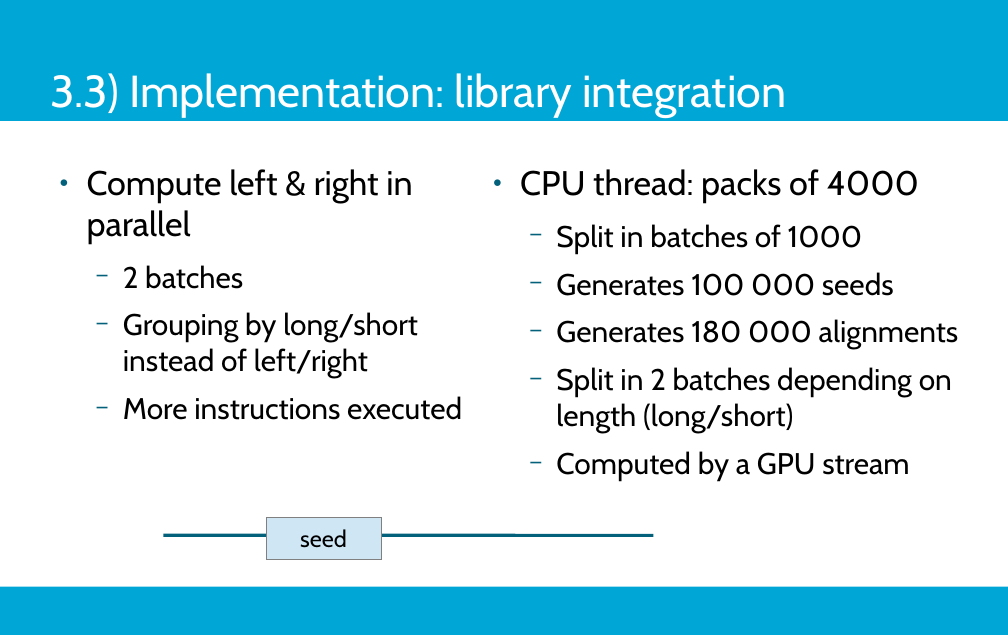
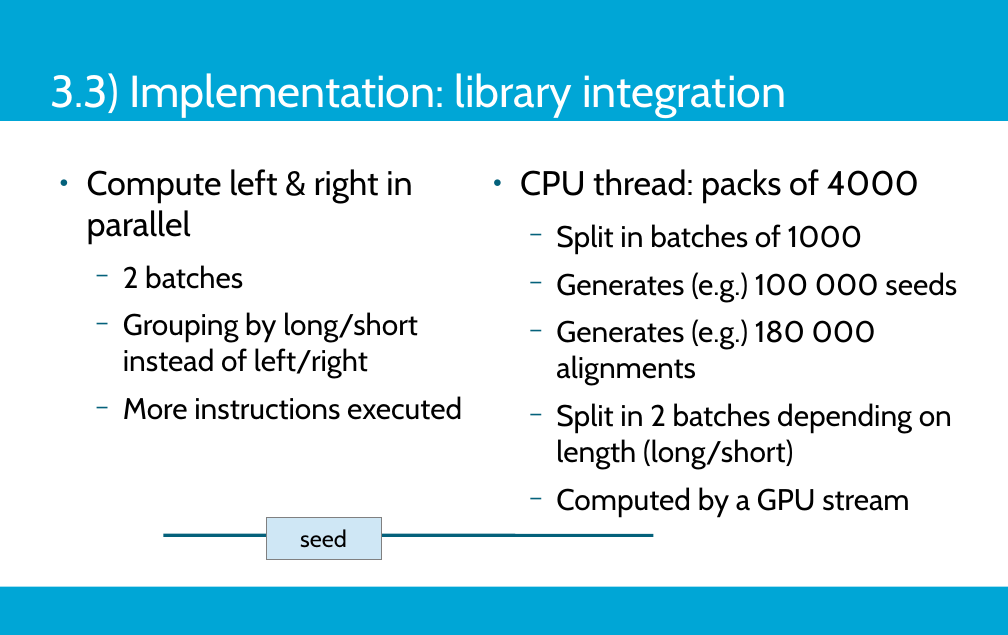
Before and after one commit to j-levy/master_thesis_overleaf, a slide deck: slide 17 of master_thesis_bwa-gasal2-master/vivid-tudelft.odp. Drawn at 1008x635 pixels with LibreOffice and Linux fonts; fonts in the diff are those of the drawing; background and template pictures are left out. Boxes give left, top, right and bottom in pixels: in the first picture for what was removed or moved away, otherwise in the second. Text is boxed around its words. In the diff, an @@ line names an element or a change of style, - is before the commit and + after.

```diff
--- a/master_thesis_bwa-gasal2-master/vivid-tudelft.odp
+++ b/master_thesis_bwa-gasal2-master/vivid-tudelft.odp
@@ text at (556, 272, 957, 385): text changed @@
-  − Generates 100 000 seeds
-  − Generates 180 000 alignments
+  − Generates (e.g.) 100 000 seeds
+  − Generates (e.g.) 180 000 alignments
```
Also in this commit, not shown: 8 other slides changed, 1 slide added, 2 other files.
